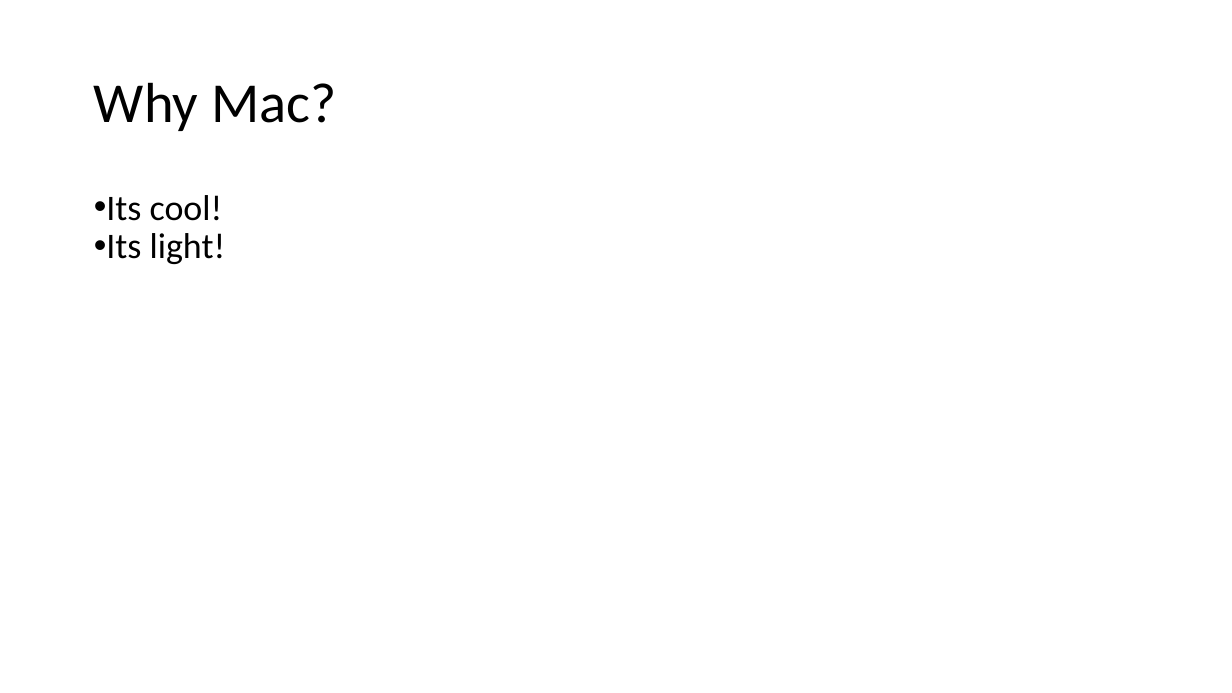
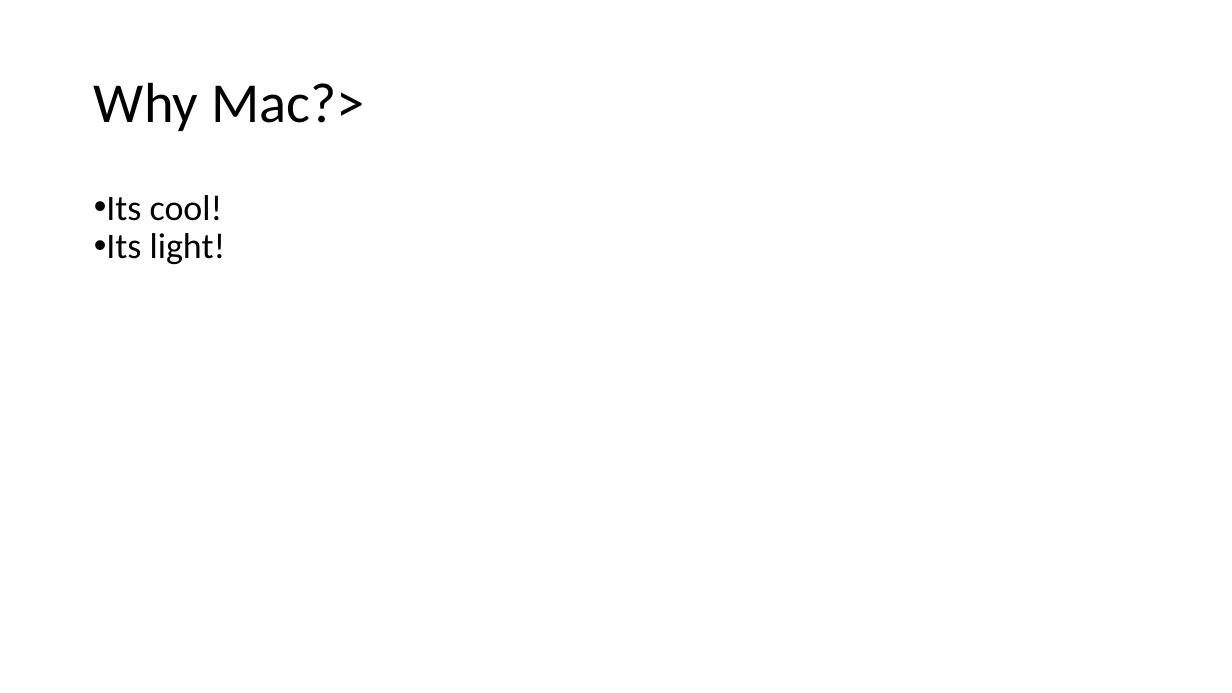
Before and after one commit to isabella232/powerpoint, a slide deck: slide 2 of samples/pptx/sample.pptx. Drawn at 1232x693 pixels with LibreOffice and Linux fonts; fonts in the diff are those of the drawing. Boxes give left, top, right and bottom in pixels: in the first picture for what was removed or moved away, otherwise in the second. Text is boxed around its words. In the diff, an @@ line names an element or a change of style, - is before the commit and + after.

```diff
--- a/samples/pptx/sample.pptx
+++ b/samples/pptx/sample.pptx
@@ title at box(94, 82, 364, 131): text changed @@
-Why Mac?
+Why Mac?>
```
Also in this commit, not shown: 12 other slides changed, 7 other files.
